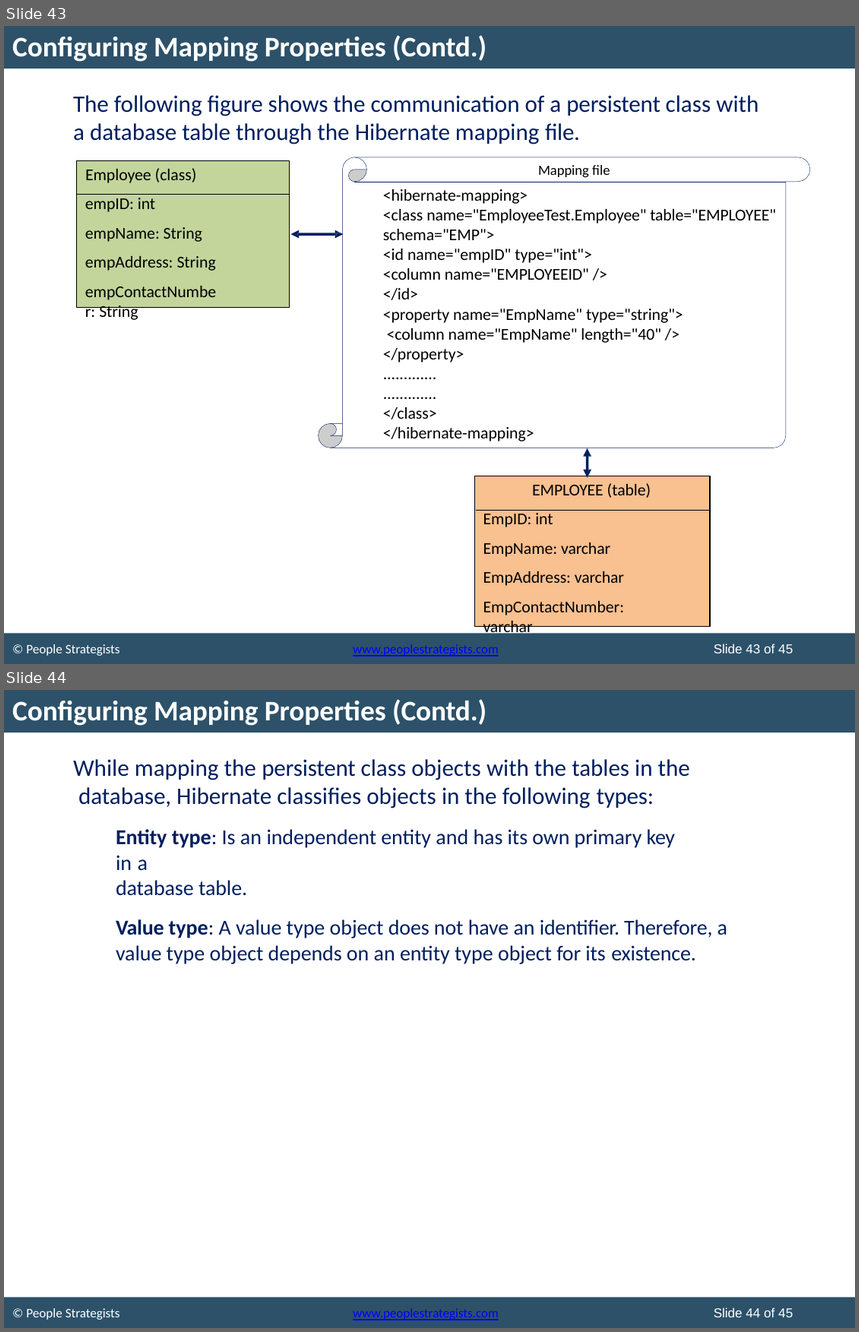
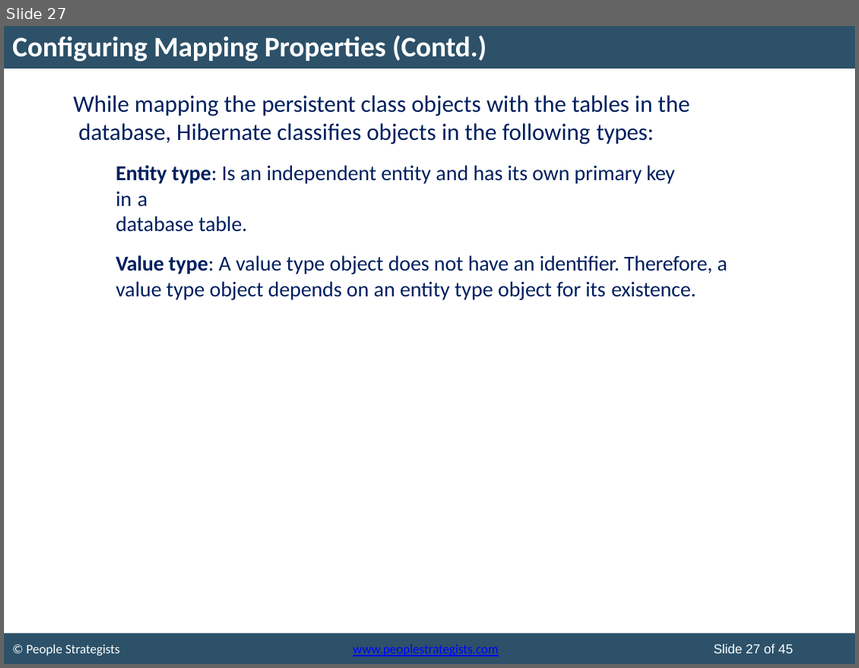
Before and after one commit to MohitKhevlani278/Java, a slide deck: ExamPaperAnswer/ClgPdf/hibernateday1.pptx. Shown one above the other, each under a label of ours: slides 43 and 44 before the commit, slide 27 after it. The pictures are 859x1332 and 859x668 pixels, drawn with LibreOffice and Linux fonts; fonts in the diff are those of the drawing; background and template pictures are left out. Boxes give left, top, right and bottom in pixels: in the first picture for what was removed or moved away, otherwise in the second. Text is boxed around its words. In the diff, an @@ line names an element or a change of style, - is before the commit and + after.

```diff
--- a/ExamPaperAnswer/ClgPdf/hibernateday1.pptx
+++ b/ExamPaperAnswer/ClgPdf/hibernateday1.pptx
@@ slide 43 removed at <box>4,26,855,664</box>, background #FFFFFF; not listed: 2 template elements that a slide beside it also shows @@
@@ title removed at <box>12,35,487,62</box> @@
-Configuring Mapping Properties (Contd.)
@@ text removed at <box>73,95,759,145</box> @@
-The following figure shows the communication of a persistent class with a database table through the Hibernate mapping file.
@@ freeform shape removed at <box>76,161,289,308</box> @@
@@ freeform shape removed at <box>76,161,289,308</box> @@
@@ freeform shape removed at <box>318,157,810,449</box> @@
@@ freeform shape removed at <box>330,157,810,449</box> @@
@@ freeform shape removed at <box>349,157,367,182</box> @@
@@ text removed at <box>85,168,197,183</box> @@
-Employee (class)
@@ freeform shape removed at <box>318,170,367,449</box> @@
@@ freeform shape removed at <box>354,182,786,182</box> @@
@@ text removed at <box>538,165,610,178</box> @@
-Mapping file
@@ freeform shape removed at <box>76,195,289,195</box> @@
@@ text removed at <box>85,198,216,320</box> @@
-empID: int empName: String empAddress: String
-empContactNumber: String
@@ text removed at <box>383,189,776,442</box> @@
-<hibernate-mapping>
-<class name="EmployeeTest.Employee" table="EMPLOYEE" schema="EMP">
-<id name="empID" type="int">
-<column name="EMPLOYEEID" />
-</id>
-<property name="EmpName" type="string">
-<column name="EmpName" length="40" />
-</property>
-.............
-.............
-</class>
-</hibernate-mapping>
@@ freeform shape removed at <box>291,230,343,239</box> @@
@@ freeform shape removed at <box>358,325,416,332</box> @@
@@ freeform shape removed at <box>330,423,342,436</box> @@
@@ freeform shape removed at <box>330,423,342,449</box> @@
@@ freeform shape removed at <box>584,449,592,478</box> @@
@@ freeform shape removed at <box>474,476,711,627</box> @@
@@ freeform shape removed at <box>474,476,711,627</box> @@
@@ text removed at <box>484,484,652,616</box> @@
-EMPLOYEE (table)
-EmpID: int EmpName: varchar EmpAddress: varchar
-EmpContactNumber: varchar
@@ freeform shape removed at <box>475,510,709,510</box> @@
@@ text removed at <box>26,645,120,656</box> @@
-© People Strategists
@@ text removed at <box>353,645,498,657</box> @@
-www.peoplestrategists.com
@@ text removed at <box>714,644,793,654</box> @@
-Slide 43 of 45
@@ what was slide 44 is now slide 27 @@
@@ text at <box>714,644,793,654</box>: text changed @@
-Slide 44 of 45
+Slide 27 of 45
```
Also in this commit, not shown: 1 slide changed, 23 other slides removed, 7 other files.
